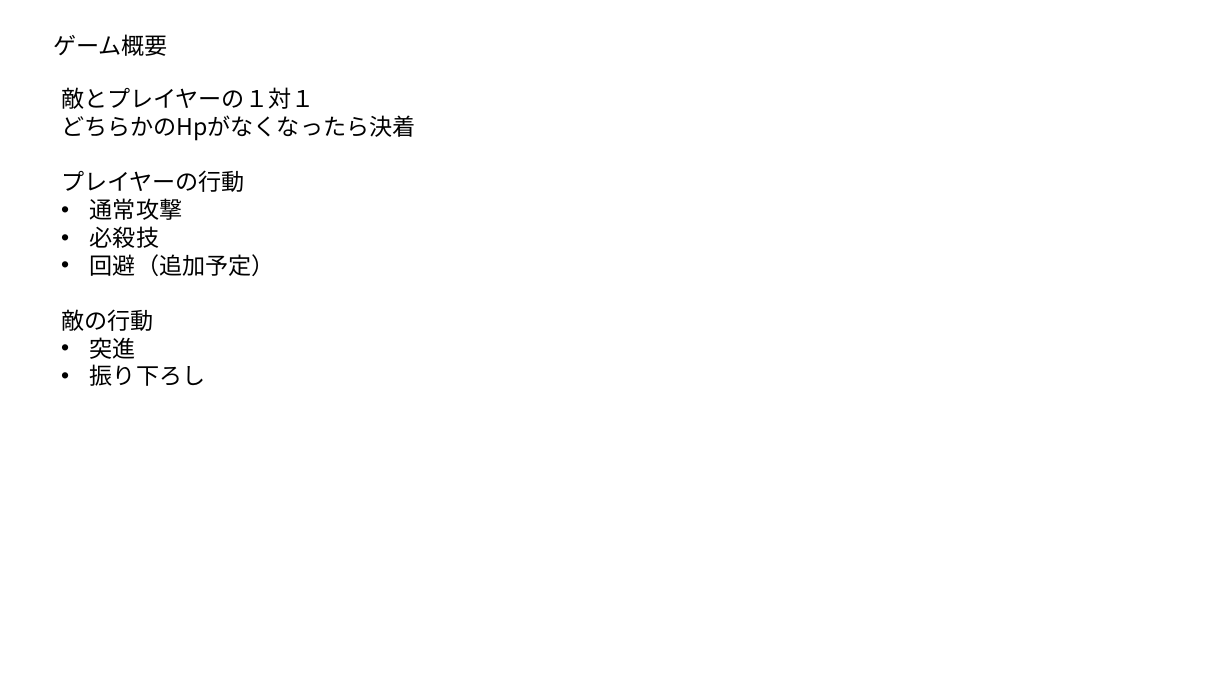
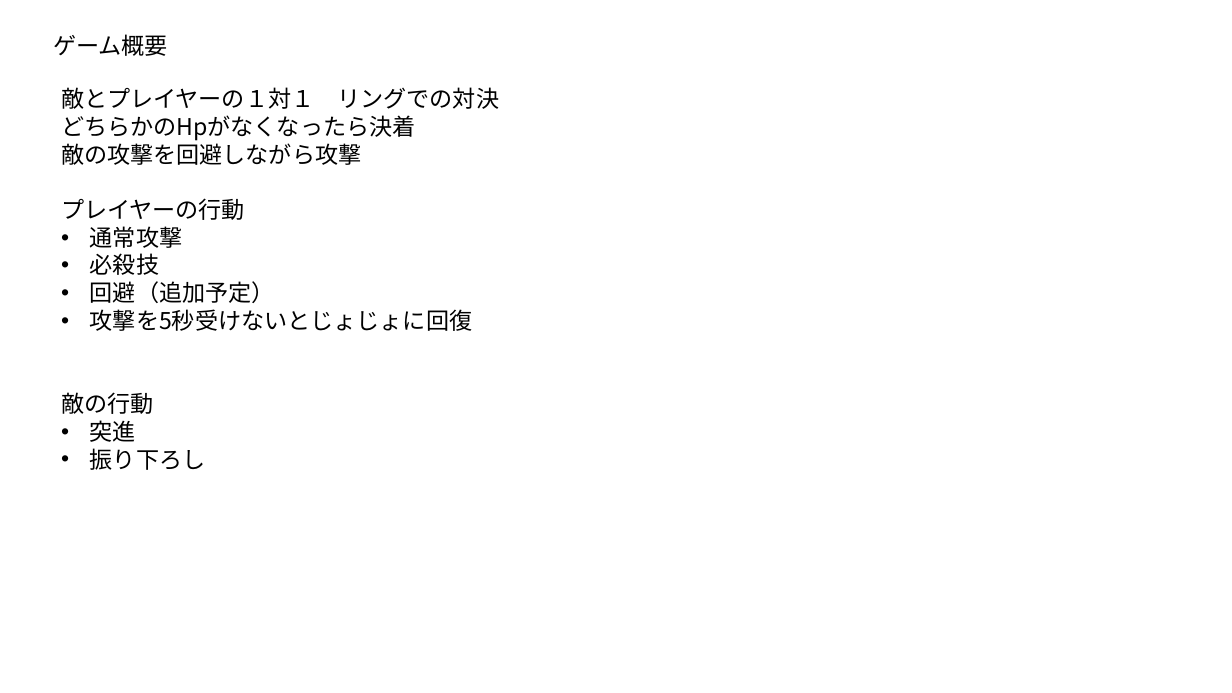
Before and after one commit to ryo-cpu/Camera, a slide deck: slide 4 of 概要書.pptx (slide 5 before the commit). Drawn at 1232x693 pixels with LibreOffice and Linux fonts; fonts in the diff are those of the drawing. Boxes give left, top, right and bottom in pixels: in the first picture for what was removed or moved away, otherwise in the second. Text is boxed around its words. In the diff, an @@ line names an element or a change of style, - is before the commit and + after.

```diff
--- a/概要書.pptx
+++ b/概要書.pptx
@@ text at bbox=[61, 87, 499, 109]: text changed @@
-敵とプレイヤーの１対１
+敵とプレイヤーの１対１ リングでの対決
@@ text at bbox=[61, 139, 361, 165]: paragraph added @@
+敵の攻撃を回避しながら攻撃
@@ text at bbox=[90, 309, 472, 331]: paragraph added @@
+• 攻撃を5秒受けないとじょじょに回復
```
Also in this commit, not shown: 4 other slides changed, 1 slide added, 3 slides removed, 6 other files.
